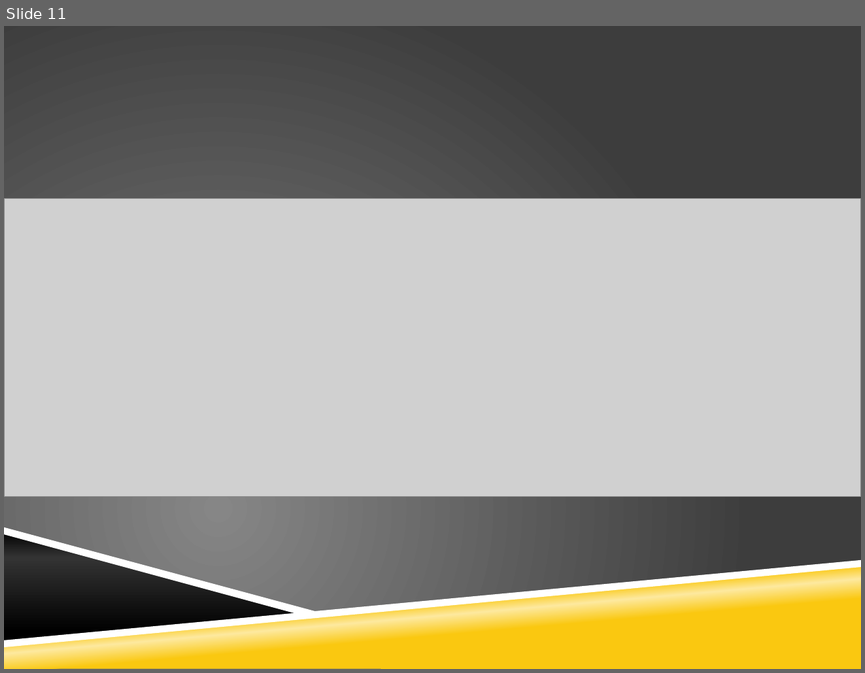
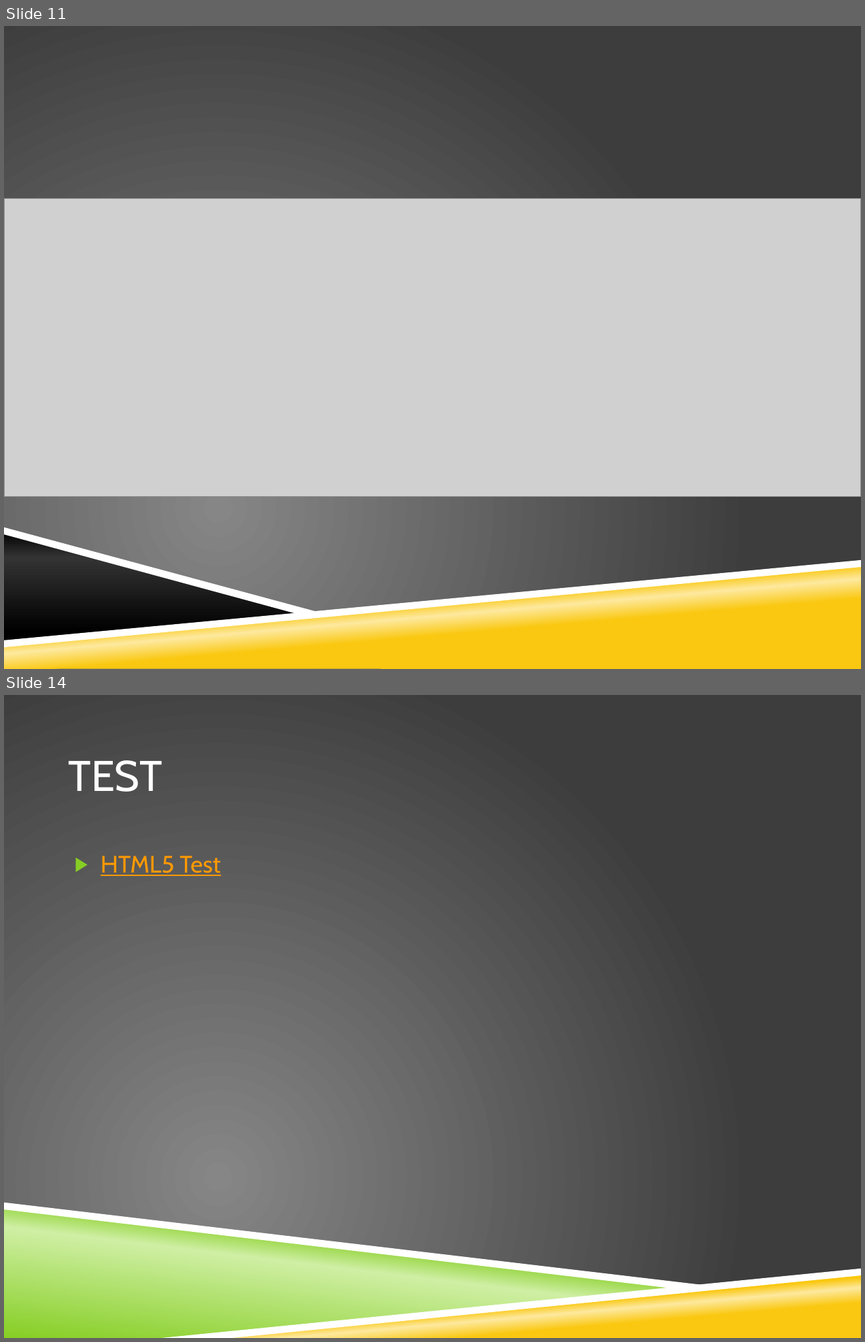
Before and after one commit to richardallred/523RPG, a slide deck: HTML 5.pptx. Shown one above the other, each under a label of ours: slide 11 before the commit, slides 11 and 14 after it; the slides between them are not shown. The pictures are 865x673 and 865x1342 pixels, drawn with LibreOffice and Linux fonts; fonts in the diff are those of the drawing; grey boxes stand for pictures; background and template pictures are left out. Boxes give left, top, right and bottom in pixels: in the first picture for what was removed or moved away, otherwise in the second. Text is boxed around its words. In the diff, an @@ line names an element or a change of style, - is before the commit and + after.

```diff
--- a/HTML 5.pptx
+++ b/HTML 5.pptx
@@ slide 14 added at box(4, 695, 861, 1338), background picture (left out) @@
@@ title added at box(68, 760, 162, 792), 36 pt, text #FFFFFF @@
+TEST
@@ text added at box(101, 855, 220, 876), 20 pt, text #FF9900, underline @@
+▶ HTML5 Test
@@ freeform shape added at box(4, 1202, 717, 1289), fill #FFFFFF @@
@@ freeform shape added at box(4, 1206, 683, 1338), fill gradient #86CE24 to #CFEFA4 @@
@@ freeform shape added at box(162, 1268, 861, 1338), fill #FFFFFF @@
@@ freeform shape added at box(173, 1271, 861, 1338), fill gradient #FAC810 to #FDE99F @@
```
